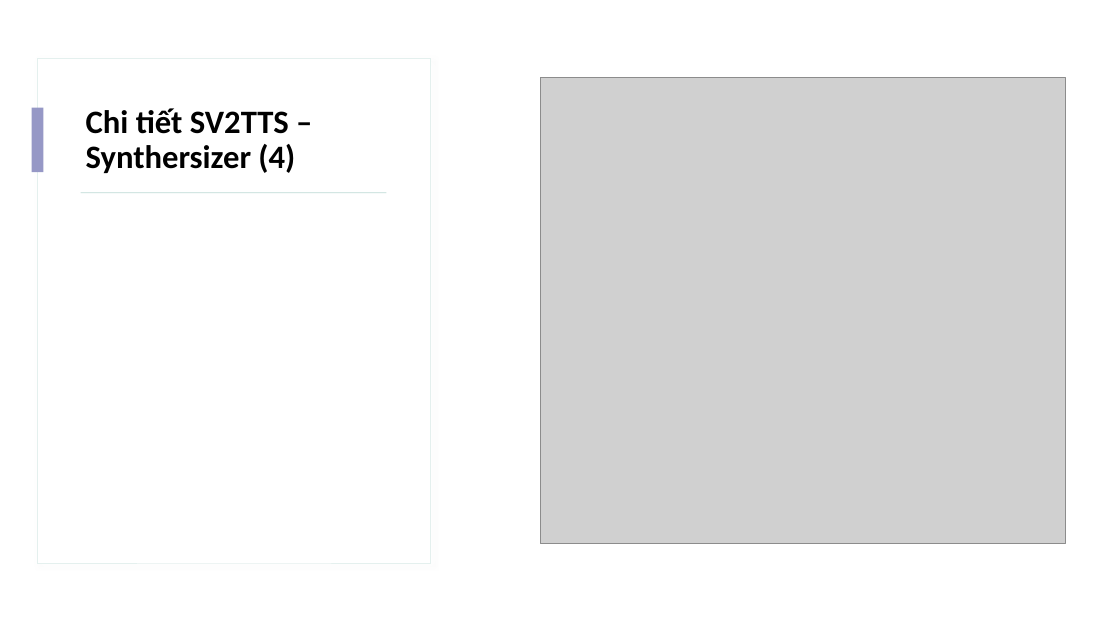
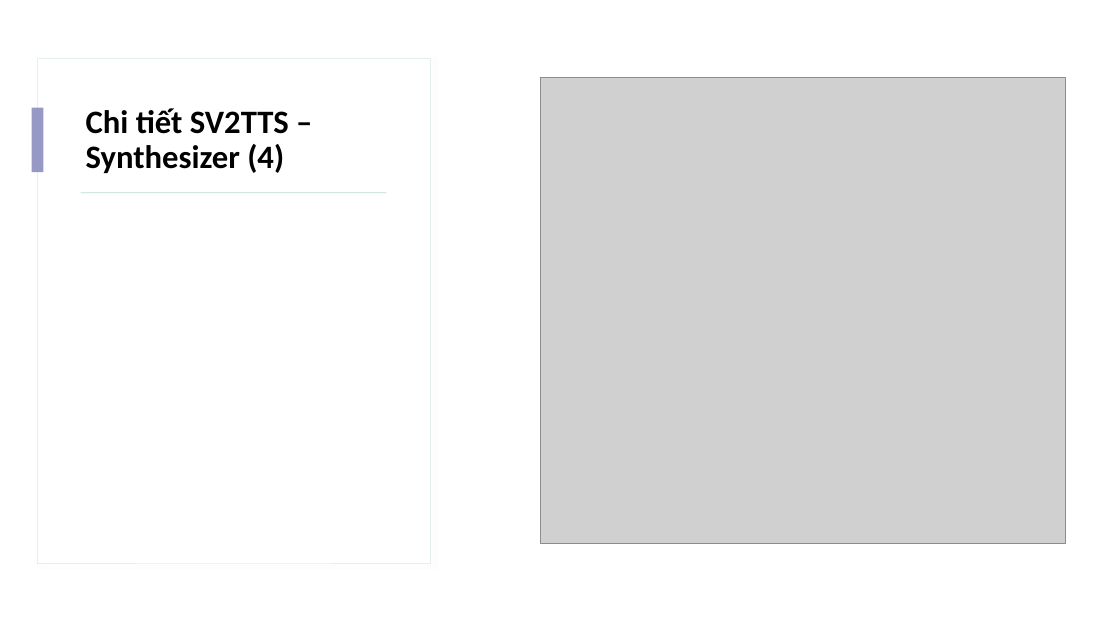
Before and after one commit to IrisStream/Machine-Learning, a slide deck: slide 19 of Voice_Cloning/Slide.pptx. Drawn at 1120x630 pixels with LibreOffice and Linux fonts; fonts in the diff are those of the drawing; grey boxes stand for pictures. Boxes give left, top, right and bottom in pixels: in the first picture for what was removed or moved away, otherwise in the second. Text is boxed around its words. In the diff, an @@ line names an element or a change of style, - is before the commit and + after.

```diff
--- a/Voice_Cloning/Slide.pptx
+++ b/Voice_Cloning/Slide.pptx
@@ title at (86, 108, 289, 173): text changed @@
-Chi tiết SV2TTS – Synthersizer (4)
+Chi tiết SV2TTS – Synthesizer (4)
```
Also in this commit, not shown: 1 slide added.
